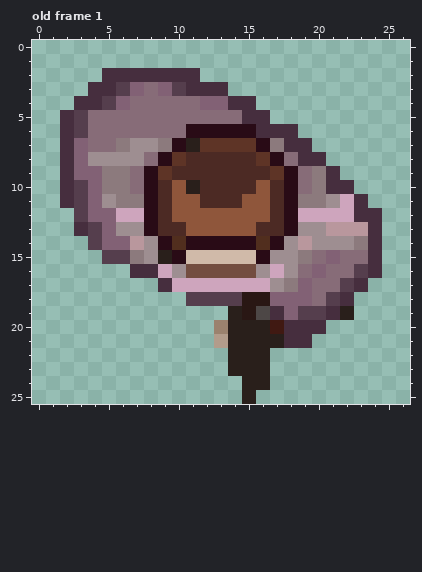
File history of a pixel-art file, Assets/Resources/Sprites/Persons/ГГ_анимация дробовик.aseprite. The picture above is the old version.
27x26 pixels, 1 frame. Colours within 5 levels of each other are drawn and written as one. Shown: old frame 1. The commit also changed other frames, which this record leaves out.
The same view after the edit:
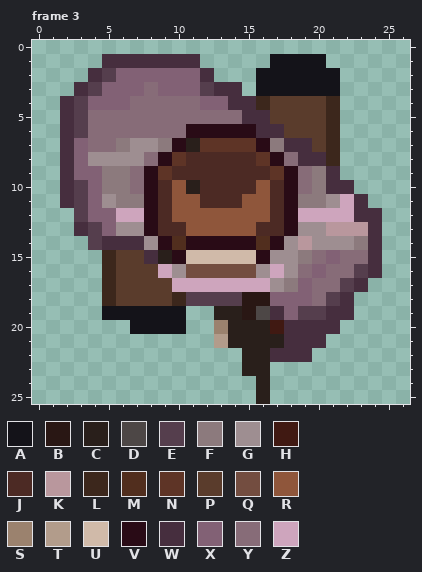
Palette (. is transparent): A #141319  B #291714  C #291f1b  D #4d4746  E #553e4d  F #8c7a7d  G #9e8e91  H #401912  J #4c2a24  K #b9979d  L #3c271c  M #512e1e  N #5e3426  P #5a3c2c  Q #734d40  R #8f563b  S #9b826e  T #b29c8b  U #d0baa9  V #290b16  W #462e3e  X #826175  Y #876c78  Z #cea5bd
A new or re-ordered frame is compared with the old frame closest to it.
The edit:
frames 1 -> 7
Frame 3 is new; against old frame 1:
The edit adds colour A in row 1 at x 17 to 20; in rows 2 to 3 at x 16 to 21; in row 19 at x 5 to 10; in row 20 at x 7 to 10.
The edit adds colour C in row 19 at x 13; in row 25 at x 16.
Colour W gives way to colour E in row 2 at x 5; in row 3 at x 4 and 12; in row 4 at x 3.
The edit adds colour L in row 4 at x 16 and 21; in rows 5 to 8 at x 21; in rows 16 to 17 at x 5; in row 18 at x 5 and 10.
Colour E gives way to colour L in row 15 at x 5.
The edit adds colour P in rows 4 to 5 at x 17 to 20; in row 6 at x 19 to 20; in row 7 at x 20; in row 16 at x 6; in row 17 at x 6 to 8; in row 18 at x 6 to 9.
Colour E gives way to colour P in row 15 at x 6.
Colour F gives way to colour P in row 15 at x 7.
Colour W gives way to colour P in row 6 at x 18; in row 16 at x 7 to 8; in row 17 at x 9.
The edit adds colour W in row 1 at x 5 to 11; in row 2 at x 4 and 12; in row 3 at x 3 and 14; in row 4 at x 2; in row 20 at x 21; in row 21 at x 20.
The edit adds colour W in row 22 at x 17 to 19.
Colour C gives way to colour W in row 19 at x 22.
Colour G gives way to colour W in row 15 at x 8.
Colour K gives way to colour W in row 14 at x 7.
Colour X gives way to colour W in row 14 at x 5 to 6.
Colour E gives way to colour X in row 3 at x 6 and 10; in row 4 at x 5.
Colour W gives way to colour X in row 2 at x 6 to 11; in row 3 at x 5 and 11; in row 4 at x 4.
The edit erases colour C in rows 22 to 23 at x 14; in rows 24 to 25 at x 15.
